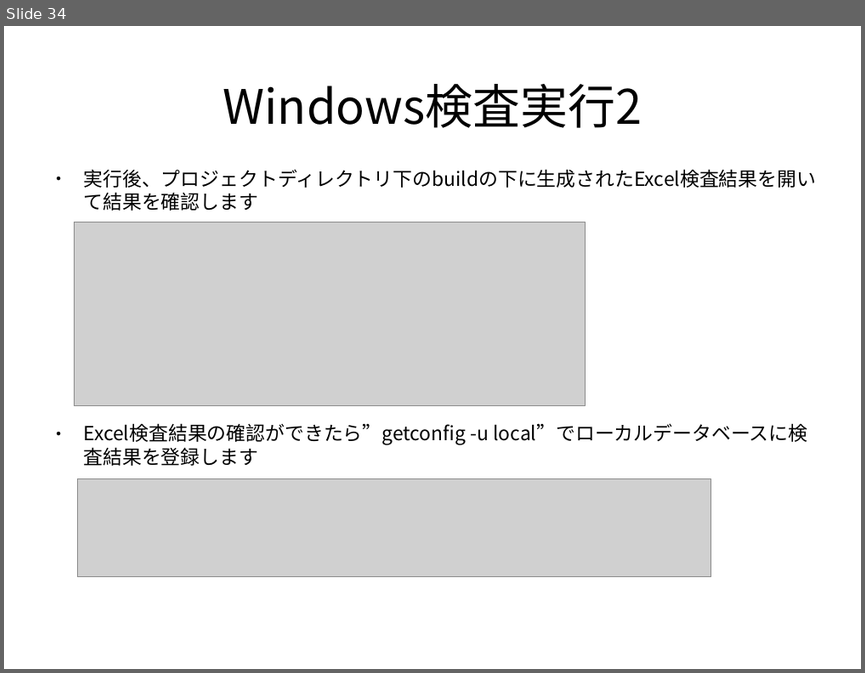
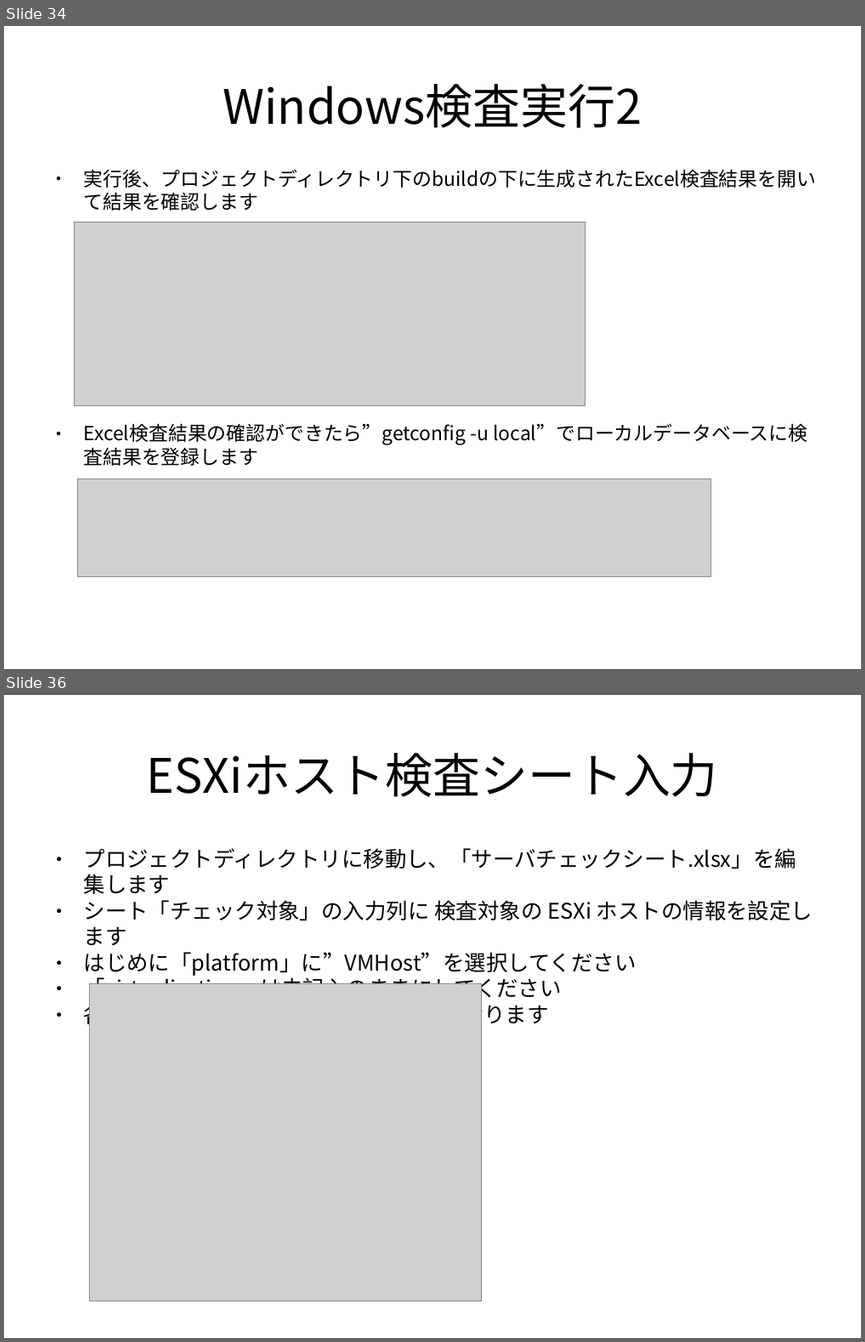
Before and after one commit to frsw3nr/gradle-server-acceptance, a slide deck: docs/jp/tutorial_test_pc.pptx. Shown one above the other, each under a label of ours: slide 34 before the commit, slides 34 and 36 after it; the slides between them are not shown. The pictures are 865x673 and 865x1342 pixels, drawn with LibreOffice and Linux fonts; fonts in the diff are those of the drawing; grey boxes stand for pictures. Boxes give left, top, right and bottom in pixels: in the first picture for what was removed or moved away, otherwise in the second. Text is boxed around its words. In the diff, an @@ line names an element or a change of style, - is before the commit and + after.

```diff
--- a/docs/jp/tutorial_test_pc.pptx
+++ b/docs/jp/tutorial_test_pc.pptx
@@ slide 36 added at bbox=[4, 695, 861, 1338], background #FFFFFF @@
@@ text added at bbox=[146, 753, 717, 797], 44 pt, text #000000 @@
+ESXiホスト検査シート入力
@@ text added at bbox=[84, 848, 812, 1028], 20 pt, text #000000 @@
+● プロジェクトディレクトリに移動し、「サーバチェックシート.xlsx」を編集します
+● シート「チェック対象」の入力列に 検査対象の ESXi ホストの情報を設定します
+● はじめに「platform」に”VMHost”を選択してください
+● 「virtualization」は未記入のままにしてください
+● 各項目の入力手順はLinux検査と同じとなります
@@ picture added at bbox=[90, 984, 482, 1301] @@
```
Also in this commit, not shown: 2 slides changed, 4 other slides added, 1 other file.
